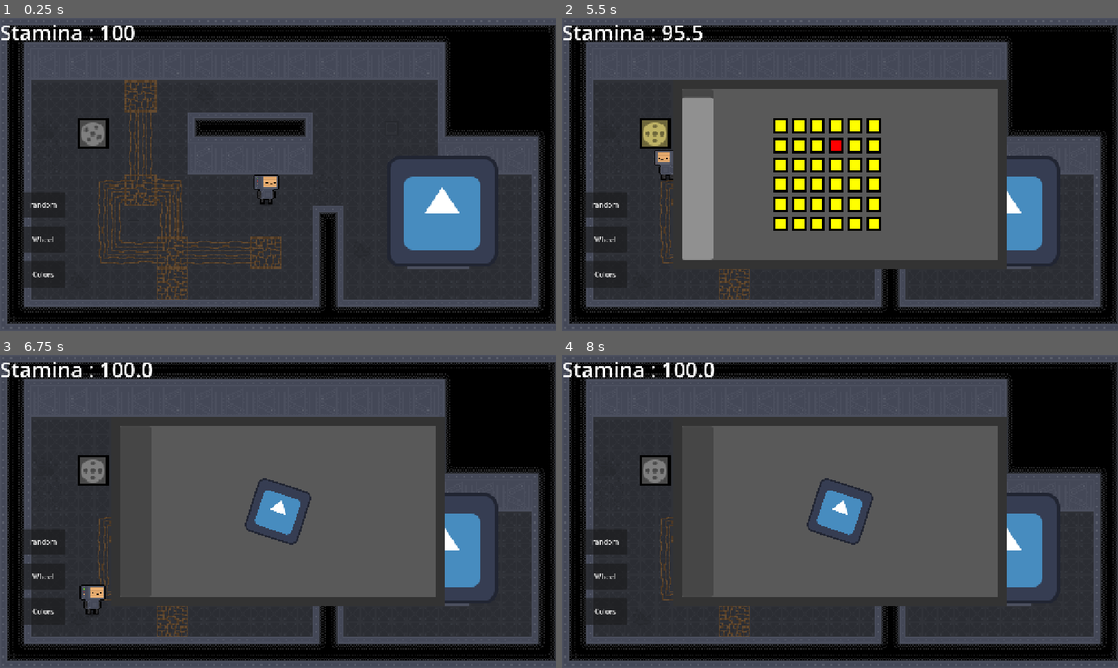
Above: before the commit, frames 1-4 (two rows, left to right).
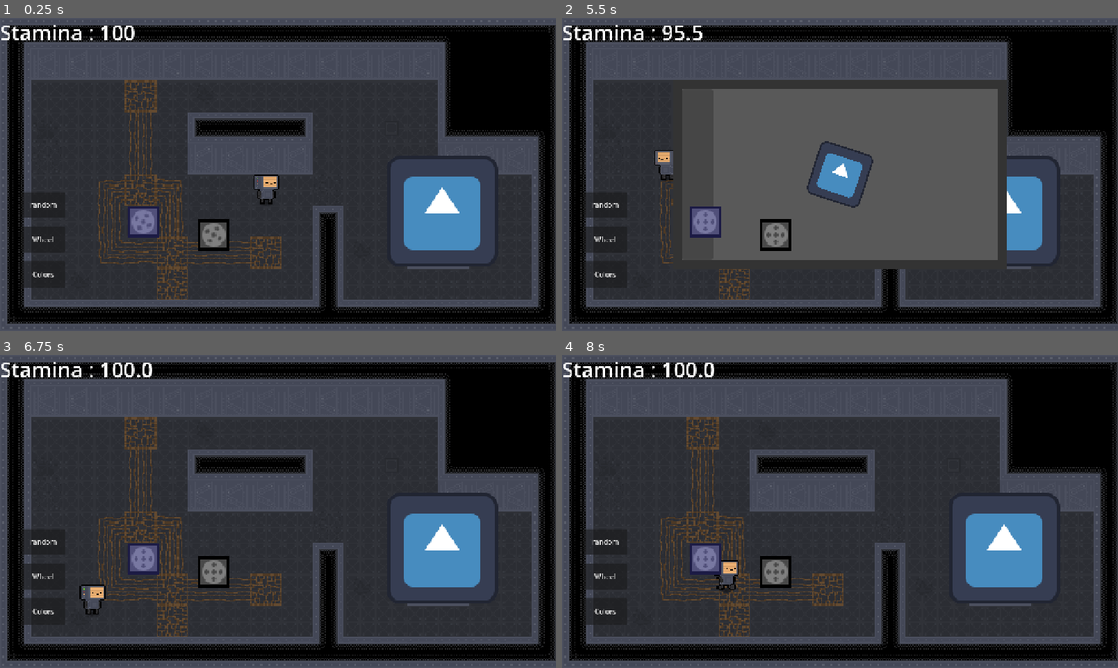
Above: after the commit, the same moments.

Repository: DuneRanger/MSI-GameJam
Game: Godot game, scene res://scenes/game/game.tscn
Same seed, same stepped clock (60 frames per second), same inputs: the game is played once before the commit and once after it. The engine's default icon, where the game draws it, is replaced by a stand-in: a white triangle on a blue panel in a dark square.
Inputs (mouse positions are in pixels of both pictures, inside the frame that each line leads up to):
- Up to frame 1 (0.25 s): no input
- Up to frame 2 (5.5 s): click "random" at 0.5 s; click "Wheel" at 1.25 s; click "Colors" at 2 s; move the mouse to (812, 237) at 2.77 s; hold W (move_up) 2.78-4.28 s; tap E (interact) at 2.85, 3.6, 4.55, 5.3 s; move the mouse to (1006, 221) at 3.52 s; move the mouse to (673, 127) at 4.27 s; hold A (move_left) from 4.28 s (still down); click (673, 127) at 4.35 s; move the mouse to (867, 174) at 5.02 s; tap Shift (sprint) at 5.1 s
- Up to frame 3 (6.75 s): move the mouse to (194, 433) at 5.77 s; release A (move_left) at 5.78 s; hold S (move_down) 5.78-6.53 s; tap E (interact) at 5.85, 6.6 s; move the mouse to (400, 495) at 6.52 s; hold D (move_right) from 6.53 s (still down)
- Up to frame 4 (8 s): move the mouse to (728, 527) at 7.27 s; release D (move_right) at 7.28 s; hold W (move_up) from 7.28 s (still down); click (728, 527) at 7.35 s; tap E (interact) at 7.55 s

The runs differ from the first frame. In frame 1, 1.5% of the frame differs, in the area x 14-42%, y 32-75%; in frame 2, 9.1%; in frame 3, 29%, in the area x 14-80%, y 19-81%; in frame 4, 29%.

Commit message:
fix???

Diff:
--- a/project.godot
+++ b/project.godot
@@ -21,6 +21,10 @@
 window/size/viewport_height=720
 window/stretch/mode="canvas_items"
 window/stretch/aspect="expand"
+
+[global_group]
+
+machines=""
 
 [input]
 
--- a/scenes/game/game.tscn
+++ b/scenes/game/game.tscn
@@ -6,7 +6,8 @@
 [ext_resource type="PackedScene" uid="uid://crwocavy5kif" path="res://scenes/game/machines/minigames/steam_wheel.tscn" id="2_kelw5"]
 [ext_resource type="PackedScene" uid="uid://j4s1r411n22" path="res://scenes/game/machines/minigames/color_find.tscn" id="3_lfrn8"]
 [ext_resource type="PackedScene" uid="uid://bbxi0vokk4jgr" path="res://scenes/game/tilemap/tilemap.tscn" id="5_bdhmt"]
-[ext_resource type="PackedScene" uid="uid://lvebmnvqwohx" path="res://scenes/game/machines/machine.tscn" id="6_5i0tg"]
+[ext_resource type="PackedScene" uid="uid://byfs3v1fa8pex" path="res://scenes/game/machines/machine_instances/machine_0.tscn" id="7_bdhmt"]
+[ext_resource type="PackedScene" uid="uid://d31c4ocwxkv7l" path="res://scenes/game/machines/machine_instances/machine_1.tscn" id="8_87uf6"]
 
 [sub_resource type="LabelSettings" id="LabelSettings_w1hta"]
 font_size = 48
@@ -96,12 +97,15 @@
 offset_bottom = 620.0
 text = "Colors"
 
-[node name="Node2D" parent="." unique_id=964389702 instance=ExtResource("6_5i0tg")]
-position = Vector2(214, 266)
-
 [node name="Label2" type="Label" parent="." unique_id=932806465]
 offset_right = 40.0
 offset_bottom = 23.0
+
+[node name="Machine_0" parent="." unique_id=964389702 instance=ExtResource("7_bdhmt")]
+position = Vector2(330, 469)
+
+[node name="Machine_1" parent="." unique_id=787610846 instance=ExtResource("8_87uf6")]
+position = Vector2(492, 499)
 
 [connection signal="button_down" from="RandomGameButton" to="." method="_on_button_button_down"]
 [connection signal="timeout" from="MinigameLeaveTimer" to="." method="_on_minigame_leave_timer_timeout"]
--- a/scenes/game/machines/machine.tscn
+++ b/scenes/game/machines/machine.tscn
@@ -1,7 +1,6 @@
 [gd_scene format=3 uid="uid://lvebmnvqwohx"]
 
 [ext_resource type="Script" uid="uid://dujumfyffwvi7" path="res://scripts/game/machines/machine.gd" id="1_gbrlg"]
-[ext_resource type="Resource" uid="uid://b754jhyjl5yjm" path="res://scenes/game/machines/machine_type.tres" id="2_r0leb"]
 
 [sub_resource type="RectangleShape2D" id="RectangleShape2D_yeiif"]
 size = Vector2(48, 48)
@@ -11,11 +10,17 @@
 [sub_resource type="RectangleShape2D" id="RectangleShape2D_om7lw"]
 size = Vector2(24, 24)
 
-[node name="Node2D" type="Node2D" unique_id=964389702]
+[node name="Machine" type="Node2D" unique_id=964389702 node_paths=PackedStringArray("sprite") groups=["machines"]]
 z_index = 1
 scale = Vector2(3, 3)
 script = ExtResource("1_gbrlg")
-machine_type = ExtResource("2_r0leb")
+sprite = NodePath("AnimatedSprite2D")
+spike_chance_per_second = null
+spike_multiplier = null
+explosion_temperature = null
+overheat_temperature = null
+heat_rate = null
+minigame_id = null
 
 [node name="InteractionArea" type="Area2D" parent="." unique_id=1954596973]
 visibility_layer = 2
@@ -33,3 +38,6 @@
 
 [node name="CollisionShape2D" type="CollisionShape2D" parent="CollisionArea" unique_id=135855517]
 shape = SubResource("RectangleShape2D_om7lw")
+
+[connection signal="body_entered" from="InteractionArea" to="." method="_on_interaction_area_body_entered"]
+[connection signal="body_exited" from="InteractionArea" to="." method="_on_interaction_area_body_exited"]
--- a/scenes/game/machines/machine_instances/machine_0.tscn
+++ b/scenes/game/machines/machine_instances/machine_0.tscn
@@ -1,21 +1,104 @@
 [gd_scene format=3 uid="uid://byfs3v1fa8pex"]
 
 [ext_resource type="Script" uid="uid://dujumfyffwvi7" path="res://scripts/game/machines/machine.gd" id="1_bhkri"]
-[ext_resource type="Resource" uid="uid://b46bwsx1fpkyb" path="res://scenes/game/machines/machine_instances/machine_type_0.tres" id="2_sfpy3"]
+[ext_resource type="PackedScene" uid="uid://j4s1r411n22" path="res://scenes/game/machines/minigames/color_find.tscn" id="2_855kf"]
+[ext_resource type="Texture2D" uid="uid://vrkndcgasfw0" path="res://assets/game/machines/machine_0_broken.png" id="2_sfpy3"]
+[ext_resource type="Texture2D" uid="uid://ctjt8up00y1sf" path="res://assets/game/machines/machine_0_overheated.png" id="3_xum40"]
+[ext_resource type="Texture2D" uid="uid://3x01so6sjh8i" path="res://assets/game/machines/machine_0_running.png" id="4_855kf"]
 
 [sub_resource type="RectangleShape2D" id="RectangleShape2D_yeiif"]
 size = Vector2(48, 48)
 
-[sub_resource type="SpriteFrames" id="SpriteFrames_2cqrr"]
+[sub_resource type="AtlasTexture" id="AtlasTexture_4lws5"]
+atlas = ExtResource("2_sfpy3")
+region = Rect2(0, 0, 24, 24)
+
+[sub_resource type="AtlasTexture" id="AtlasTexture_xum40"]
+atlas = ExtResource("2_sfpy3")
+region = Rect2(24, 0, 24, 24)
+
+[sub_resource type="AtlasTexture" id="AtlasTexture_855kf"]
+atlas = ExtResource("2_sfpy3")
+region = Rect2(48, 0, 24, 24)
+
+[sub_resource type="AtlasTexture" id="AtlasTexture_5iq8h"]
+atlas = ExtResource("3_xum40")
+region = Rect2(0, 0, 24, 24)
+
+[sub_resource type="AtlasTexture" id="AtlasTexture_disod"]
+atlas = ExtResource("3_xum40")
+region = Rect2(24, 0, 24, 24)
+
+[sub_resource type="AtlasTexture" id="AtlasTexture_xl6ee"]
+atlas = ExtResource("3_xum40")
+region = Rect2(48, 0, 24, 24)
+
+[sub_resource type="AtlasTexture" id="AtlasTexture_6q0ja"]
+atlas = ExtResource("4_855kf")
+region = Rect2(0, 0, 24, 24)
+
+[sub_resource type="AtlasTexture" id="AtlasTexture_r3j8b"]
+atlas = ExtResource("4_855kf")
+region = Rect2(24, 0, 24, 24)
+
+[sub_resource type="AtlasTexture" id="AtlasTexture_0npp4"]
+atlas = ExtResource("4_855kf")
+region = Rect2(48, 0, 24, 24)
+
+[sub_resource type="SpriteFrames" id="SpriteFrames_4l3pm"]
+animations = [{
+"frames": [{
+"duration": 1.0,
+"texture": SubResource("AtlasTexture_4lws5")
+}, {
+"duration": 1.0,
+"texture": SubResource("AtlasTexture_xum40")
+}, {
+"duration": 1.0,
+"texture": SubResource("AtlasTexture_855kf")
+}],
+"loop": 1,
+"name": &"broken",
+"speed": 5.0
+}, {
+"frames": [{
+"duration": 1.0,
+"texture": SubResource("AtlasTexture_5iq8h")
+}, {
+"duration": 1.0,
+"texture": SubResource("AtlasTexture_disod")
+}, {
+"duration": 1.0,
+"texture": SubResource("AtlasTexture_xl6ee")
+}],
+"loop": 1,
+"name": &"overheated",
+"speed": 5.0
+}, {
+"frames": [{
+"duration": 1.0,
+"texture": SubResource("AtlasTexture_6q0ja")
+}, {
+"duration": 1.0,
+"texture": SubResource("AtlasTexture_r3j8b")
+}, {
+"duration": 1.0,
+"texture": SubResource("AtlasTexture_0npp4")
+}],
+"loop": 1,
+"name": &"running",
+"speed": 5.0
+}]
 
 [sub_resource type="RectangleShape2D" id="RectangleShape2D_om7lw"]
 size = Vector2(24, 24)
 
-[node name="Node2D" type="Node2D" unique_id=964389702]
+[node name="Machine_0" type="Node2D" unique_id=964389702 node_paths=PackedStringArray("sprite")]
 z_index = 1
 scale = Vector2(3, 3)
 script = ExtResource("1_bhkri")
-machine_type = ExtResource("2_sfpy3")
+sprite = NodePath("AnimatedSprite2D")
+linked_minigame_scene = ExtResource("2_855kf")
 
 [node name="InteractionArea" type="Area2D" parent="." unique_id=1954596973]
 visibility_layer = 2
@@ -26,7 +109,8 @@
 shape = SubResource("RectangleShape2D_yeiif")
 
 [node name="AnimatedSprite2D" type="AnimatedSprite2D" parent="." unique_id=970174829]
-sprite_frames = SubResource("SpriteFrames_2cqrr")
+sprite_frames = SubResource("SpriteFrames_4l3pm")
+animation = &"running"
 
 [node name="CollisionArea" type="StaticBody2D" parent="." unique_id=1406013370]
 collision_mask = 0
--- a/scenes/game/machines/machine_instances/machine_1.tscn
+++ b/scenes/game/machines/machine_instances/machine_1.tscn
@@ -1,21 +1,104 @@
 [gd_scene format=3 uid="uid://d31c4ocwxkv7l"]
 
 [ext_resource type="Script" uid="uid://dujumfyffwvi7" path="res://scripts/game/machines/machine.gd" id="1_88jnw"]
-[ext_resource type="Resource" uid="uid://cted70u1ayu1e" path="res://scenes/game/machines/machine_instances/machine_type_1.tres" id="2_88jnw"]
+[ext_resource type="Texture2D" uid="uid://l3uykewna2vg" path="res://assets/game/machines/machine_1_broken.png" id="2_i0mjf"]
+[ext_resource type="PackedScene" uid="uid://crwocavy5kif" path="res://scenes/game/machines/minigames/steam_wheel.tscn" id="2_pprp6"]
+[ext_resource type="Texture2D" uid="uid://dxnmf2mmqh5u2" path="res://assets/game/machines/machine_1_overheated.png" id="3_pprp6"]
+[ext_resource type="Texture2D" uid="uid://h0lsdj51pcbp" path="res://assets/game/machines/machine_1_running.png" id="4_rh3lk"]
 
 [sub_resource type="RectangleShape2D" id="RectangleShape2D_yeiif"]
 size = Vector2(48, 48)
 
-[sub_resource type="SpriteFrames" id="SpriteFrames_2cqrr"]
+[sub_resource type="AtlasTexture" id="AtlasTexture_e7crf"]
+atlas = ExtResource("2_i0mjf")
+region = Rect2(0, 0, 24, 24)
+
+[sub_resource type="AtlasTexture" id="AtlasTexture_wvsmj"]
+atlas = ExtResource("2_i0mjf")
+region = Rect2(24, 0, 24, 24)
+
+[sub_resource type="AtlasTexture" id="AtlasTexture_tbcl3"]
+atlas = ExtResource("2_i0mjf")
+region = Rect2(48, 0, 24, 24)
+
+[sub_resource type="AtlasTexture" id="AtlasTexture_cc8dh"]
+atlas = ExtResource("3_pprp6")
+region = Rect2(0, 0, 24, 24)
+
+[sub_resource type="AtlasTexture" id="AtlasTexture_m1nkf"]
+atlas = ExtResource("3_pprp6")
+region = Rect2(24, 0, 24, 24)
+
+[sub_resource type="AtlasTexture" id="AtlasTexture_pq6dh"]
+atlas = ExtResource("3_pprp6")
+region = Rect2(48, 0, 24, 24)
+
+[sub_resource type="AtlasTexture" id="AtlasTexture_3k1ty"]
+atlas = ExtResource("4_rh3lk")
+region = Rect2(0, 0, 24, 24)
+
+[sub_resource type="AtlasTexture" id="AtlasTexture_t3io4"]
+atlas = ExtResource("4_rh3lk")
+region = Rect2(24, 0, 24, 24)
+
+[sub_resource type="AtlasTexture" id="AtlasTexture_54gqr"]
+atlas = ExtResource("4_rh3lk")
+region = Rect2(48, 0, 24, 24)
+
+[sub_resource type="SpriteFrames" id="SpriteFrames_7lgsj"]
+animations = [{
+"frames": [{
+"duration": 1.0,
+"texture": SubResource("AtlasTexture_e7crf")
+}, {
+"duration": 1.0,
+"texture": SubResource("AtlasTexture_wvsmj")
+}, {
+"duration": 1.0,
+"texture": SubResource("AtlasTexture_tbcl3")
+}],
+"loop": 1,
+"name": &"broken",
+"speed": 5.0
+}, {
+"frames": [{
+"duration": 1.0,
+"texture": SubResource("AtlasTexture_cc8dh")
+}, {
+"duration": 1.0,
+"texture": SubResource("AtlasTexture_m1nkf")
+}, {
+"duration": 1.0,
+"texture": SubResource("AtlasTexture_pq6dh")
+}],
+"loop": 1,
+"name": &"overheated",
+"speed": 5.0
+}, {
+"frames": [{
+"duration": 1.0,
+"texture": SubResource("AtlasTexture_3k1ty")
+}, {
+"duration": 1.0,
+"texture": SubResource("AtlasTexture_t3io4")
+}, {
+"duration": 1.0,
+"texture": SubResource("AtlasTexture_54gqr")
+}],
+"loop": 1,
+"name": &"running",
+"speed": 5.0
+}]
 
 [sub_resource type="RectangleShape2D" id="RectangleShape2D_om7lw"]
 size = Vector2(24, 24)
 
-[node name="Node2D" type="Node2D" unique_id=964389702]
+[node name="Machine_1" type="Node2D" unique_id=964389702 node_paths=PackedStringArray("sprite")]
 z_index = 1
 scale = Vector2(3, 3)
 script = ExtResource("1_88jnw")
-machine_type = ExtResource("2_88jnw")
+sprite = NodePath("AnimatedSprite2D")
+linked_minigame_scene = ExtResource("2_pprp6")
 
 [node name="InteractionArea" type="Area2D" parent="." unique_id=1954596973]
 visibility_layer = 2
@@ -26,7 +109,8 @@
 shape = SubResource("RectangleShape2D_yeiif")
 
 [node name="AnimatedSprite2D" type="AnimatedSprite2D" parent="." unique_id=970174829]
-sprite_frames = SubResource("SpriteFrames_2cqrr")
+sprite_frames = SubResource("SpriteFrames_7lgsj")
+animation = &"running"
 
 [node name="CollisionArea" type="StaticBody2D" parent="." unique_id=1406013370]
 collision_mask = 0
--- a/scripts/game/machines/machine.gd
+++ b/scripts/game/machines/machine.gd
@@ -3,14 +3,24 @@
 
 enum State { RUNNING, OVERHEATED, IN_MINIGAME, BROKEN }
 
-@export var machine_type: MachineType
+@export var sprite: AnimatedSprite2D
+@export var linked_minigame_scene : PackedScene
+var linked_minigame : Minigame
+
+# Heat parameters
+@export var spike_chance_per_second: float = 0.05
+@export var spike_multiplier: float = 1.5
+@export var explosion_temperature: float = 250.0
+@export var overheat_temperature: float = 100.0
+@export var heat_rate: float = 5.0
+
+# Minigame
+var minigame_id: int = 1
+@onready var interaction_area: Area2D = $InteractionArea
 
 var state: State = State.RUNNING
 var temperature: float = 0.0
 var player_in_range: bool = false
-
-@onready var sprite: AnimatedSprite2D = $AnimatedSprite2D
-@onready var interaction_area: Area2D = $InteractionArea
 
 var id: int = 0
 static var next_id: int = 0
@@ -24,23 +34,14 @@
 
 func _ready() -> void:
 	add_to_group("machines")
-	sprite.sprite_frames = machine_type.sprite_frames
-	interaction_area.body_entered.connect(on_body_entered)
-	interaction_area.body_exited.connect(on_body_exited)
 	enter_state(State.RUNNING)
+	linked_minigame = linked_minigame_scene.instantiate() as Minigame
 
 func turn_on_glow():
 	is_glowing = true
 
 func turn_off_glow():
 	is_glowing = false
-
-func get_sprite_rect() -> Rect2:
-	var texture = sprite.sprite_frames.get_frame_texture(sprite.animation, sprite.frame)
-	var size = texture.get_size() * sprite.scale
-	var top_left := sprite.position + sprite.offset * sprite.scale
-	if sprite.centered: top_left -= size / 2.0
-	return Rect2(top_left, size)
 
 func _process(delta: float) -> void:
 	process_state(delta)
@@ -50,15 +51,17 @@
 	else:
 		sprite.modulate = Color(1, 1, 1)
 
-func on_body_entered(body: Node2D) -> void:
-	if body.is_in_group("player"):
+func _on_interaction_area_body_entered(body: Node2D) -> void:
+	if body is Player:
 		player_in_range = true
 		body.add_nearby_machine(self)
+		print("Player entered")
 
-func on_body_exited(body: Node2D) -> void:
-	if body.is_in_group("player"):
+func _on_interaction_area_body_exited(body: Node2D) -> void:
+	if body is Player:
 		player_in_range = false
 		body.remove_nearby_machine(self)
+		print("Player exited")
 
 func change_state(new_state: State) -> void:
 	if new_state == state: return
@@ -92,29 +95,27 @@
 	match (state):
 		State.RUNNING:
 			update_temperature(delta)
-			if temperature > machine_type.overheat_temperature:
+			if temperature > overheat_temperature:
 				change_state(State.OVERHEATED)
 		State.OVERHEATED:
 			update_temperature(delta)
-			if temperature > machine_type.explosion_temperature:
+			if temperature > explosion_temperature:
 				change_state(State.BROKEN)
 			pass
 		State.IN_MINIGAME: pass
 		State.BROKEN: pass
 
 func update_temperature(delta: float) -> void:
-	temperature += machine_type.heat_rate * delta
-	if (randf() < machine_type.spike_chance_per_second * delta):
-		temperature *= machine_type.spike_multiplier
+	temperature += heat_rate * delta
+	if (randf() < spike_chance_per_second * delta):
+		temperature *= spike_multiplier
 
 func interact() -> void:
-	#if not player_in_range or state != State.OVERHEATED:
-		#return
 	start_minigame()
 
 func start_minigame() -> void:
 	print("Starting minigame for machine ", id)
-	minigame_requested.emit(self, machine_type.minigame_id)
+	minigame_requested.emit(self, minigame_id)
 	change_state(State.IN_MINIGAME)
 
 func on_minigame_success() -> void:
@@ -123,7 +124,7 @@
 	change_state(State.RUNNING)
 
 func on_minigame_failed() -> void:
-	temperature *= machine_type.spike_multiplier
+	temperature *= spike_multiplier
 	print("Minigame failed, temperature: ", temperature)
 	# change to overheated, because minigames should only run when overheated
 	# but for debugging, they run whenever
--- a/scripts/game/player/player.gd
+++ b/scripts/game/player/player.gd
@@ -1,4 +1,4 @@
-extends CharacterBody2D
+class_name Player extends CharacterBody2D
 
 @export var timer_sfx_steps: Timer
 @export var audio_player_steps: AudioStreamPlayer2D
@@ -41,6 +41,7 @@
 			if Input.is_action_just_pressed("interact"):
 				machine.interact()
 			break
+
 func _physics_process(delta: float) -> void:
 	character_direction.x = Input.get_axis("move_left", "move_right")
 	character_direction.y = Input.get_axis("move_up", "move_down")
